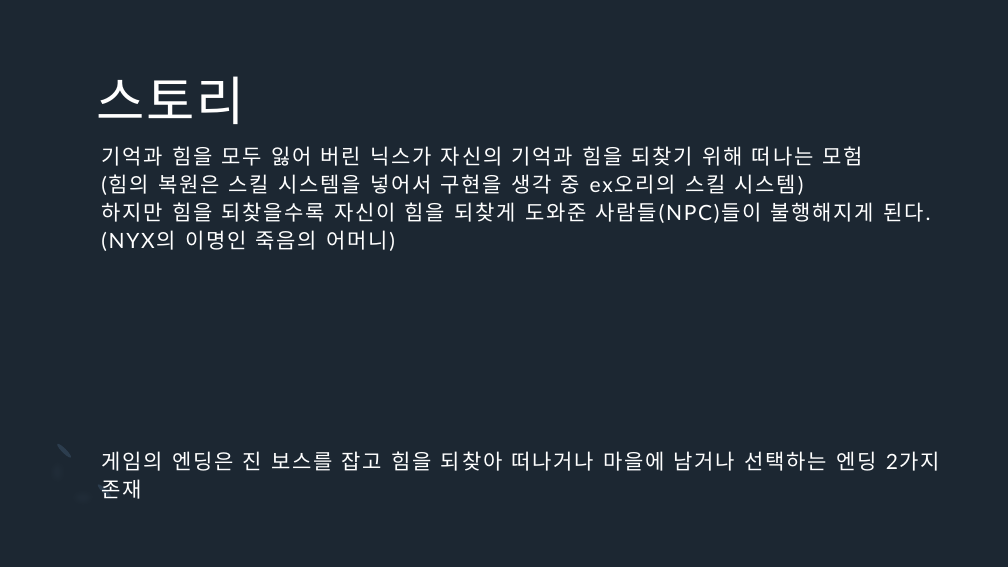
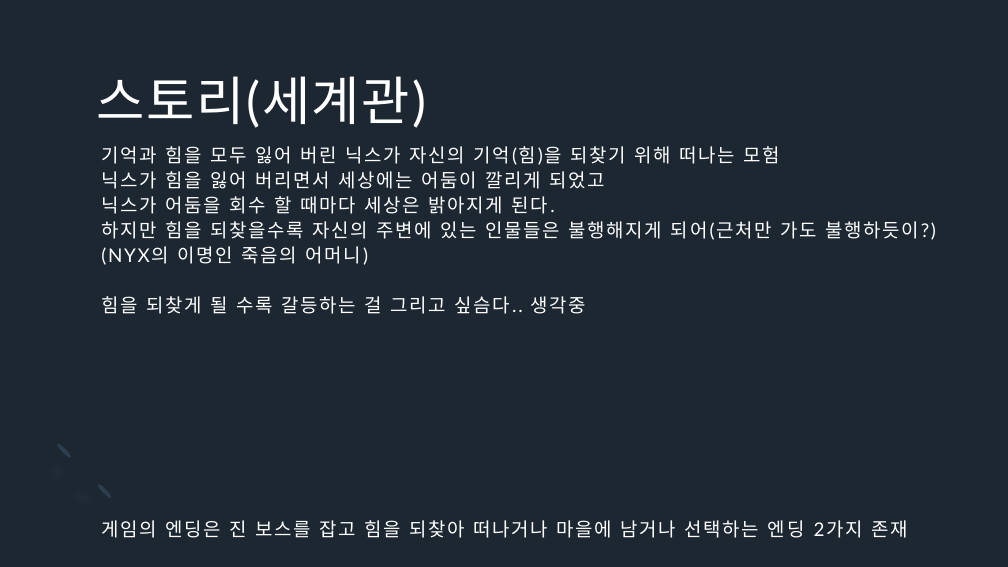
Before and after one commit to Icloy/2D_Roguelike, a slide deck: slide 8 of 기획서.pptx. Drawn at 1008x567 pixels with LibreOffice and Linux fonts; fonts in the diff are those of the drawing. Boxes give left, top, right and bottom in pixels: in the first picture for what was removed or moved away, otherwise in the second. Text is boxed around its words. In the diff, an @@ line names an element or a change of style, - is before the commit and + after.

```diff
--- a/기획서.pptx
+++ b/기획서.pptx
@@ text at <box>96,76,426,128</box>: text changed @@
-스토리
+스토리(세계관)
@@ title at <box>101,146,936,538</box>: text changed; size 20 to 18 pt @@
-기억과 힘을 모두 잃어 버린 닉스가 자신의 기억과 힘을 되찾기 위해 떠나는 모험
-(힘의 복원은 스킬 시스템을 넣어서 구현을 생각 중 ex오리의 스킬 시스템)
-하지만 힘을 되찾을수록 자신이 힘을 되찾게 도와준 사람들(NPC)들이 불행해지게 된다.
-(NYX의 이명인 죽음의 어머니)
-게임의 엔딩은 진 보스를 잡고 힘을 되찾아 떠나거나 마을에 남거나 선택하는 엔딩 2가지 존재
+기억과 힘을 모두 잃어 버린 닉스가 자신의 기억(힘)을 되찾기 위해 떠나는 모험
+닉스가 힘을 잃어 버리면서 세상에는 어둠이 깔리게 되었고
+닉스가 어둠을 회수 할 때마다 세상은 밝아지게 된다.
+하지만 힘을 되찾을수록 자신의 주변에 있는 인물들은 불행해지게 되어(근처만 가도 불행하듯이?)
+(NYX의 이명인 죽음의 어머니)
+힘을 되찾게 될 수록 갈등하는 걸 그리고 싶슴다.. 생각중
+게임의 엔딩은 진 보스를 잡고 힘을 되찾아 떠나거나 마을에 남거나 선택하는 엔딩 2가지 존재
```
Also in this commit, not shown: 9 other slides changed, 3 slides added.
